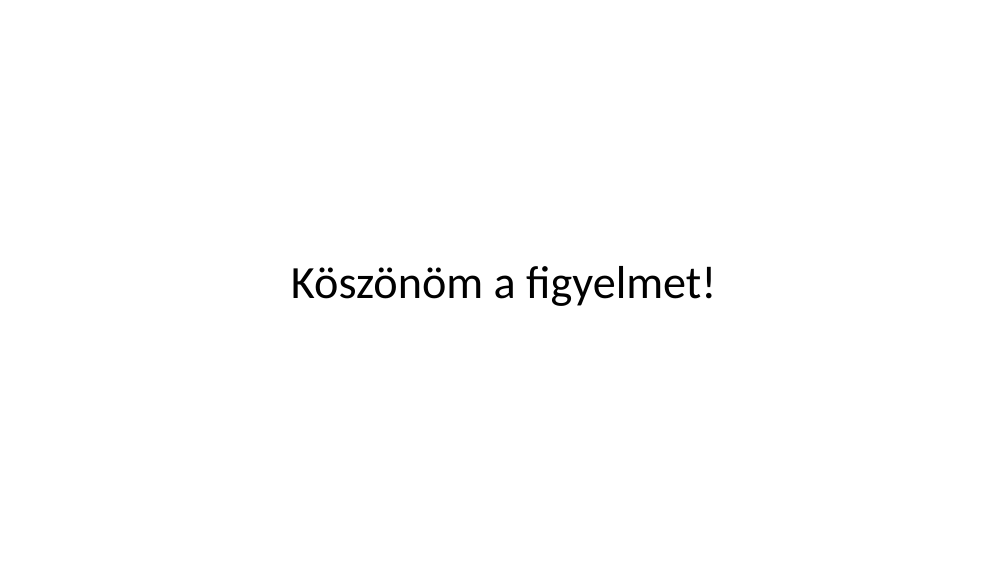
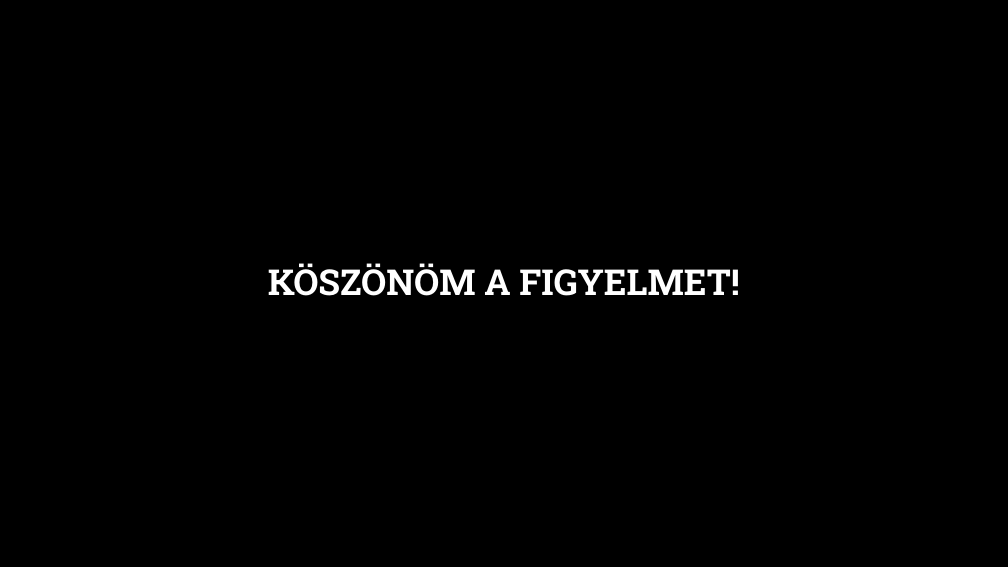
Before and after one commit to kizsi2019/KA_12D, a slide deck: slide 9 of Kocsis Balázs Tamás/ppt/Kelgyó projekt.pptx. Drawn at 1008x567 pixels with LibreOffice and Linux fonts; fonts in the diff are those of the drawing; background and template pictures are left out. Boxes give left, top, right and bottom in pixels: in the first picture for what was removed or moved away, otherwise in the second. Text is boxed around its words. In the diff, an @@ line names an element or a change of style, - is before the commit and + after.

```diff
--- a/Kocsis Balázs Tamás/ppt/Kelgyó projekt.pptx
+++ b/Kocsis Balázs Tamás/ppt/Kelgyó projekt.pptx
@@ background #FFFFFF to picture (left out) @@
@@ title at bbox=[268, 263, 739, 296]: text changed; size 44 to 34 pt; font Calibri to Roboto Slab; text colour #000000 to #FFFFFF; bold on @@
-Köszönöm a figyelmet!
+KÖSZÖNÖM A FIGYELMET!
```
Also in this commit, not shown: 6 other slides changed, 2 slides added, 2 slides removed, 2 other files.
